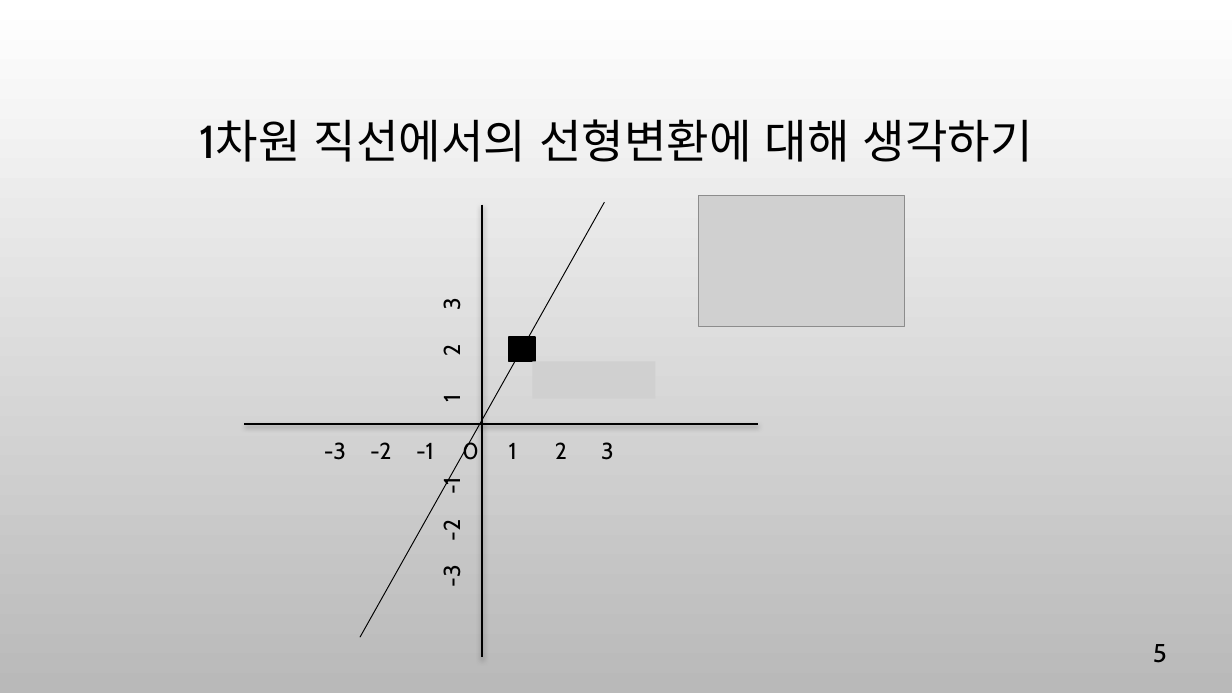
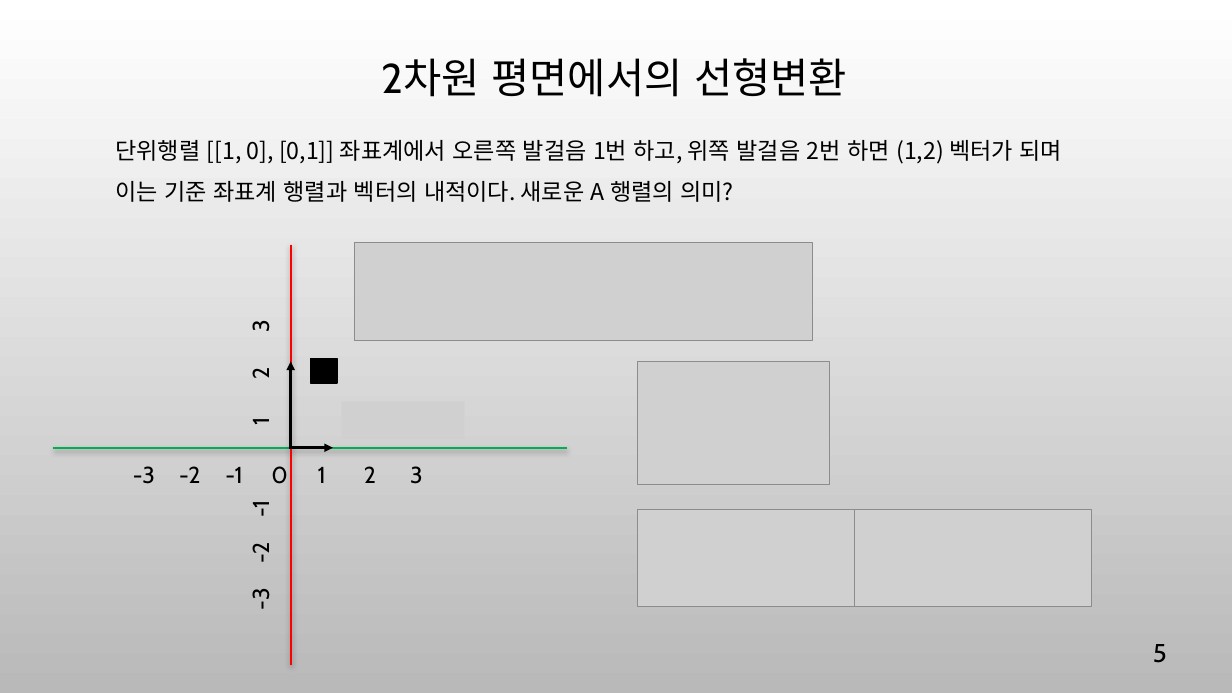
Before and after one commit to ancestor9/mathematics-for-machine-learning, a slide deck: slide 5 of Linear_Algebra/w5_PCA_linear_transformation.pptx. Drawn at 1232x693 pixels with LibreOffice and Linux fonts; fonts in the diff are those of the drawing; grey boxes stand for pictures; background and template pictures are left out. Boxes give left, top, right and bottom in pixels: in the first picture for what was removed or moved away, otherwise in the second. Text is boxed around its words. In the diff, an @@ line names an element or a change of style, - is before the commit and + after.

```diff
--- a/Linear_Algebra/w5_PCA_linear_transformation.pptx
+++ b/Linear_Algebra/w5_PCA_linear_transformation.pptx
@@ title at [381, 58, 847, 97]: text changed; size 36 to 32.4 pt @@
-1차원 직선에서의 선형변환에 대해 생각하기
+2차원 평면에서의 선형변환
@@ text added at [115, 140, 1062, 202], 18 pt, text #000000 @@
+단위행렬 [[1, 0], [0,1]] 좌표계에서 오른쪽 발걸음 1번 하고, 위쪽 발걸음 2번 하면 (1,2) 벡터가 되며 이는 기준 좌표계 행렬과 벡터의 내적이다. 새로운 A 행렬의 의미?
@@ line removed from (360, 638) to (604, 202) @@
@@ text "-3 -2 -1 1 2 ...": place and size @@
-text "-3 -2 -1 1 2 ..." at [416, 299, 466, 586]
+text "-3 -2 -1 1 2 ..." at [225, 321, 275, 609]
@@ line moved from (482, 205) - (482, 657) to (291, 245) - (291, 665) @@
@@ line (291, 245) - (291, 665): stroke #000000 1.75 pt to #FF0000 1.75 pt @@
@@ picture added at [354, 243, 811, 341] @@
@@ rectangle: place and size @@
-rectangle at [509, 337, 535, 361]
+rectangle at [311, 359, 336, 383]
@@ arrow added from (291, 448) to (291, 361), #000000 2.25 pt @@
@@ picture: place and size @@
-picture at [699, 195, 905, 326]
+picture at [638, 361, 830, 484]
@@ picture: place and size @@
-picture at [532, 361, 655, 398]
+picture at [342, 401, 465, 438]
@@ line moved from (245, 424) - (759, 424) to (54, 448) - (567, 448) @@
@@ line (54, 448) - (567, 448): stroke #000000 1.75 pt to #00B050 1.75 pt @@
@@ arrow added from (289, 448) to (333, 448), #000000 2.25 pt @@
@@ text "-3 -2 -1 0 1 ...": place and size @@
-text "-3 -2 -1 0 1 ..." at [462, 439, 614, 460]
+text "-3 -2 -1 0 1 ..." at [271, 466, 423, 484]
@@ picture added at [638, 509, 856, 607] @@
@@ picture added at [855, 509, 1092, 607] @@
```
Also in this commit, not shown: 12 other slides changed, 2 slides added, 5 slides removed, 1 other file.
